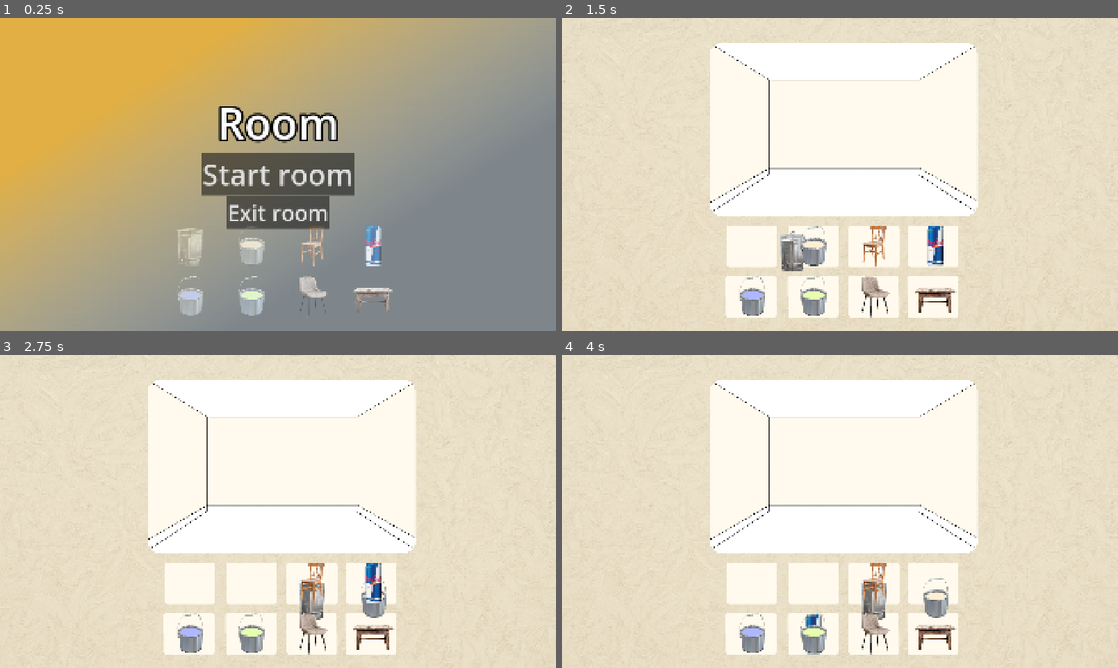
Above: before the commit, frames 1-4 (two rows, left to right).
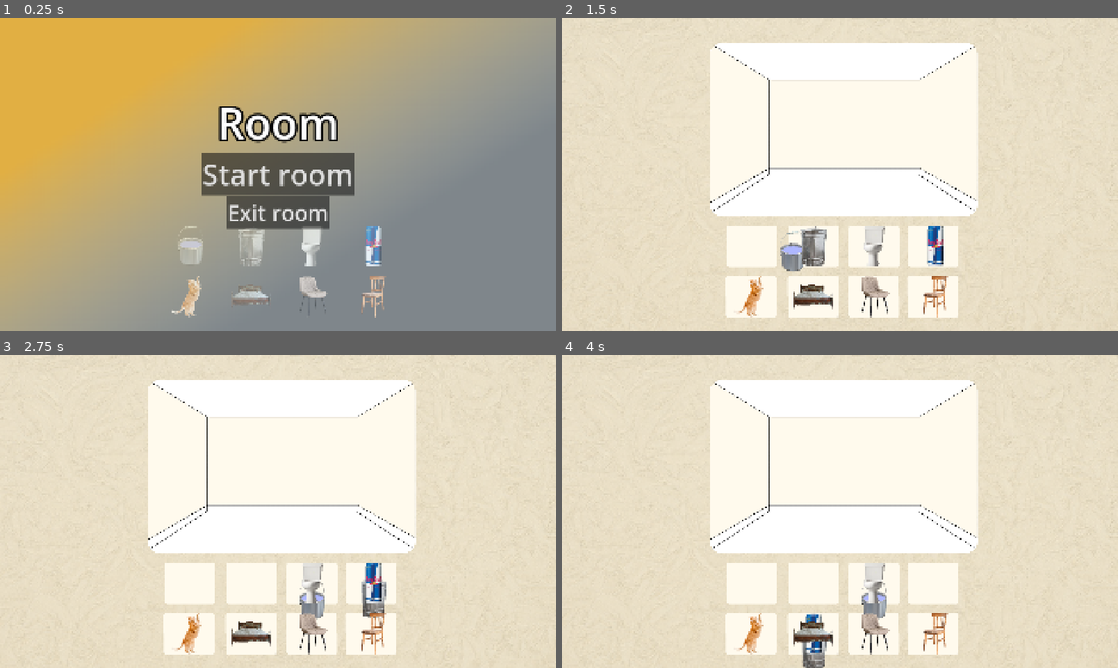
Above: after the commit, the same moments.

Repository: wgold152/hackathon
Game: Godot game, scene res://scenes/menu.tscn
The game is run twice, just before and just after one commit, with the same random seed, the same clock (stepped at 60 frames per second) and the same inputs.
Inputs (mouse positions are in pixels of both pictures, inside the frame that each line leads up to):
- Up to frame 1 (0.25 s): no input
- Up to frame 2 (1.5 s): click "Start room" at 0.5 s; tap Enter at 1.25 s; drag from (751, 246) to (873, 265) at 1.27 s
- Up to frame 3 (2.75 s): tap Space at 2 s; drag from (250, 586) to (372, 599) at 2.02 s
- Up to frame 4 (4 s): tap Enter at 2.75 s; move the mouse to (873, 583) at 2.77 s; click (873, 583) at 2.92 s; tap Space at 3.5 s; drag from (934, 580) to (812, 633) at 3.52 s

The runs differ from the first frame. In frame 1, 2.0% of the frame differs, in the area x 30-71%, y 66-96%; in frame 2, 2.5%, in the area x 31-71%, y 66-96%; in frame 3, 2.2%; in frame 4, 2.5%.
Error before the commit: Cannot call method 'get_overlapping_areas' on a null value. (res://scripts/furniture.gd:27)
Error after the commit: Cannot call method 'get_overlapping_areas' on a null value. (res://scripts/paint_can.gd:25)

Commit message:
New audio stuff

Diff:
--- a/scenes/furniture/glass_table.tscn
+++ b/scenes/furniture/glass_table.tscn
@@ -23,6 +23,7 @@
 
 [node name="AudioStreamPlayer2D" type="AudioStreamPlayer2D" parent="." unique_id=1362693559]
 stream = ExtResource("3_2bo16")
+volume_db = 24.0
 
 [node name="Ground" type="Area2D" parent="." unique_id=1748665629]
 
--- /dev/null
+++ b/scenes/furniture/vacuum.tscn
@@ -0,0 +1,11 @@
+[gd_scene format=3 uid="uid://csvwsch73cfpb"]
+
+[node name="Vacuum" type="Area2D" unique_id=1985858600]
+
+[node name="CollisionShape2D" type="CollisionShape2D" parent="." unique_id=179590335]
+
+[node name="Area2D" type="Area2D" parent="." unique_id=1620696350]
+
+[node name="CollisionShape2D" type="CollisionShape2D" parent="Area2D" unique_id=1725746524]
+
+[node name="AudioStreamPlayer2D" type="AudioStreamPlayer2D" parent="." unique_id=1130702174]
Not shown, added: audio/sound_effects/Dry bones.mp3.import
Not shown, added: audio/sound_effects/Vacuum.mp3.import
Not shown, added: audio/sound_effects/Dry bones.mp3
Not shown, added: audio/sound_effects/Vacuum.mp3
